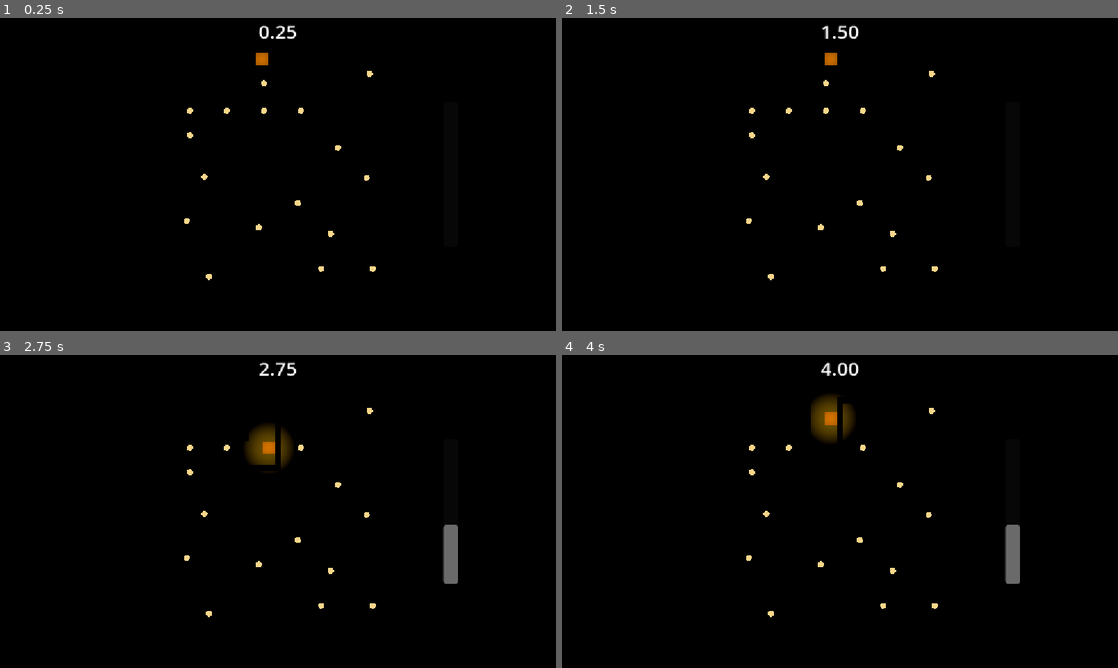
Above: before the commit, frames 1-4 (two rows, left to right).
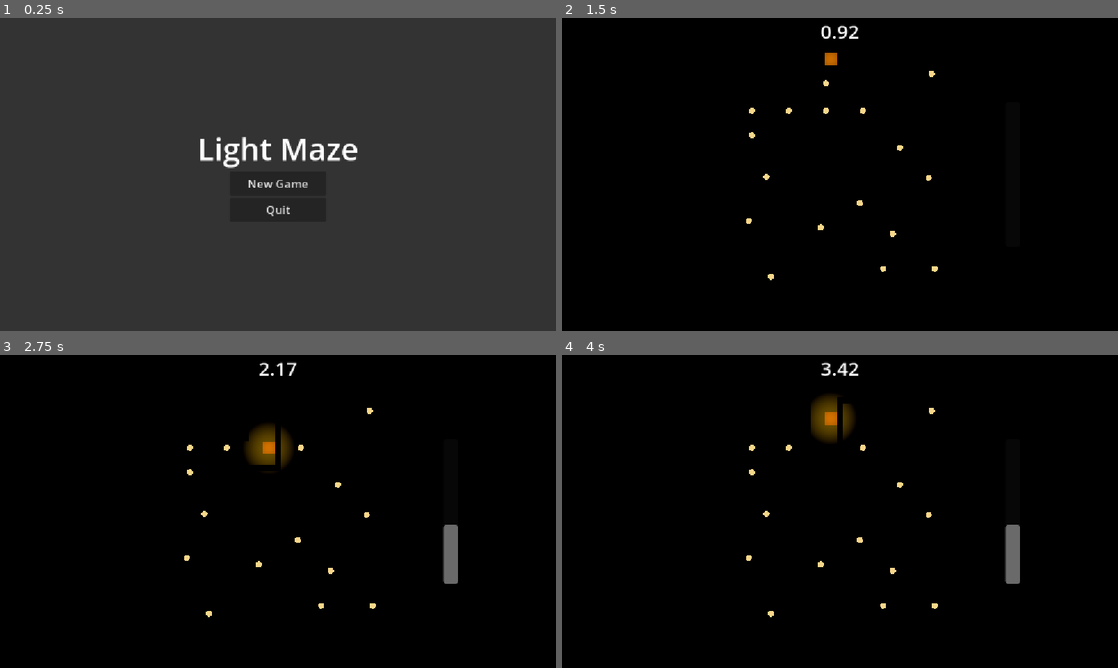
Above: after the commit, the same moments.

Repository: danijmoss/LightMaze
Game: Godot game, scene res://Scenes/main_menu.tscn
Two runs of this game, one before a commit and one after it. Both use one fixed random seed, a clock stepped at 60 frames per second and the inputs below. Before the commit the project starts from res://Scenes/main.tscn.
Inputs (mouse positions are in pixels of both pictures, inside the frame that each line leads up to):
- Up to frame 1 (0.25 s): no input
- Up to frame 2 (1.5 s): click (840, 183) at 0.5 s, where only the run after the commit has a clickable "New Game"; hold Right (ui_right) from 1.28 s (still down)
- Up to frame 3 (2.75 s): release Right (ui_right) at 2.03 s; hold Down (ui_down) from 2.03 s (still down)
- Up to frame 4 (4 s): release Down (ui_down) at 2.78 s; hold Right (ui_right) 2.78-3.53 s; hold Up (ui_up) from 3.53 s (still down)

The runs differ from the first frame. In frame 1, 100% of the frame differs, in the area x 0-100%, y 0-100%; in frame 2, 0.1%; in frame 3, less than 0.1%; in frame 4, 0.2%.

Commit message:
Add main menu scene

Diff:
--- /dev/null
+++ b/Scenes/main_menu.tscn
@@ -0,0 +1,58 @@
+[gd_scene format=3 uid="uid://da10kbhfaof1b"]
+
+[ext_resource type="Script" uid="uid://bttome3gryn0p" path="res://Scripts/main_menu.gd" id="1_28flt"]
+
+[node name="MainMenu" type="Control" unique_id=589585558]
+layout_mode = 3
+anchors_preset = 15
+anchor_right = 1.0
+anchor_bottom = 1.0
+grow_horizontal = 2
+grow_vertical = 2
+script = ExtResource("1_28flt")
+
+[node name="Background" type="ColorRect" parent="." unique_id=895789446]
+layout_mode = 1
+anchors_preset = 15
+anchor_right = 1.0
+anchor_bottom = 1.0
+grow_horizontal = 2
+grow_vertical = 2
+color = Color(0.20080861, 0.20080861, 0.20080861, 1)
+
+[node name="VBoxContainer" type="VBoxContainer" parent="." unique_id=1665208778]
+layout_mode = 1
+anchors_preset = 8
+anchor_left = 0.5
+anchor_top = 0.5
+anchor_right = 0.5
+anchor_bottom = 0.5
+offset_left = -20.0
+offset_top = -20.0
+offset_right = 20.0
+offset_bottom = 20.0
+grow_horizontal = 2
+grow_vertical = 2
+alignment = 1
+
+[node name="TitleLabel" type="Label" parent="VBoxContainer" unique_id=1221106791]
+layout_mode = 2
+theme_override_font_sizes/font_size = 64
+text = "Light Maze"
+
+[node name="NewGameButton" type="Button" parent="VBoxContainer" unique_id=91442830]
+custom_minimum_size = Vector2(200, 50)
+layout_mode = 2
+size_flags_horizontal = 4
+theme_override_font_sizes/font_size = 24
+text = "New Game"
+
+[node name="QuitButton" type="Button" parent="VBoxContainer" unique_id=1799813282]
+custom_minimum_size = Vector2(200, 50)
+layout_mode = 2
+size_flags_horizontal = 4
+theme_override_font_sizes/font_size = 24
+text = "Quit"
+
+[connection signal="pressed" from="VBoxContainer/NewGameButton" to="." method="_on_new_game_button_pressed"]
+[connection signal="pressed" from="VBoxContainer/QuitButton" to="." method="_on_quit_button_pressed"]
--- a/Scripts/main.gd
+++ b/Scripts/main.gd
@@ -73,7 +73,7 @@
 
 # No button pressed in menu
 func _on_no_button_pressed() -> void:
-	get_tree().quit()
+	get_tree().change_scene_to_file("res://Scenes/main_menu.tscn")
 
 # Increase glow gauge when picking up sparkles
 func _on_sparkles_collected(count):
--- /dev/null
+++ b/Scripts/main_menu.gd
@@ -0,0 +1,19 @@
+extends Control
+
+
+# Called when the node enters the scene tree for the first time.
+func _ready() -> void:
+	pass # Replace with function body.
+
+
+# Called every frame. 'delta' is the elapsed time since the previous frame.
+func _process(delta: float) -> void:
+	pass
+
+# Go to the first level
+func _on_new_game_button_pressed() -> void:
+	get_tree().change_scene_to_file("res://Scenes/main.tscn")
+
+# Quit the game
+func _on_quit_button_pressed() -> void:
+	get_tree().quit()
--- a/project.godot
+++ b/project.godot
@@ -11,7 +11,7 @@
 [application]
 
 config/name="Light Maze"
-run/main_scene="uid://cspwjo4ooonvu"
+run/main_scene="uid://da10kbhfaof1b"
 config/features=PackedStringArray("4.7", "GL Compatibility")
 config/icon="res://icon.svg"
 
Not shown, added: Scripts/main_menu.gd.uid
